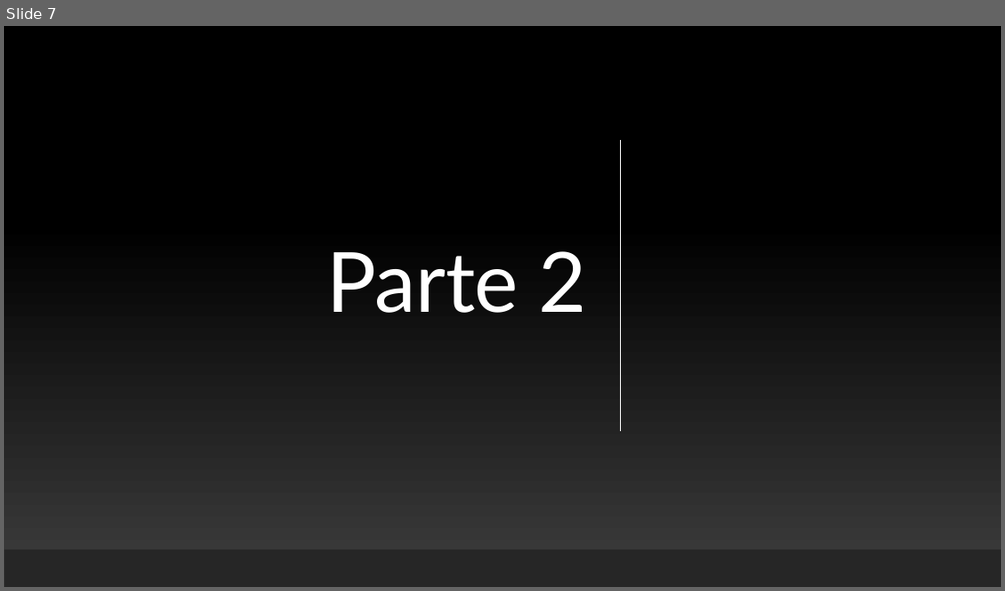
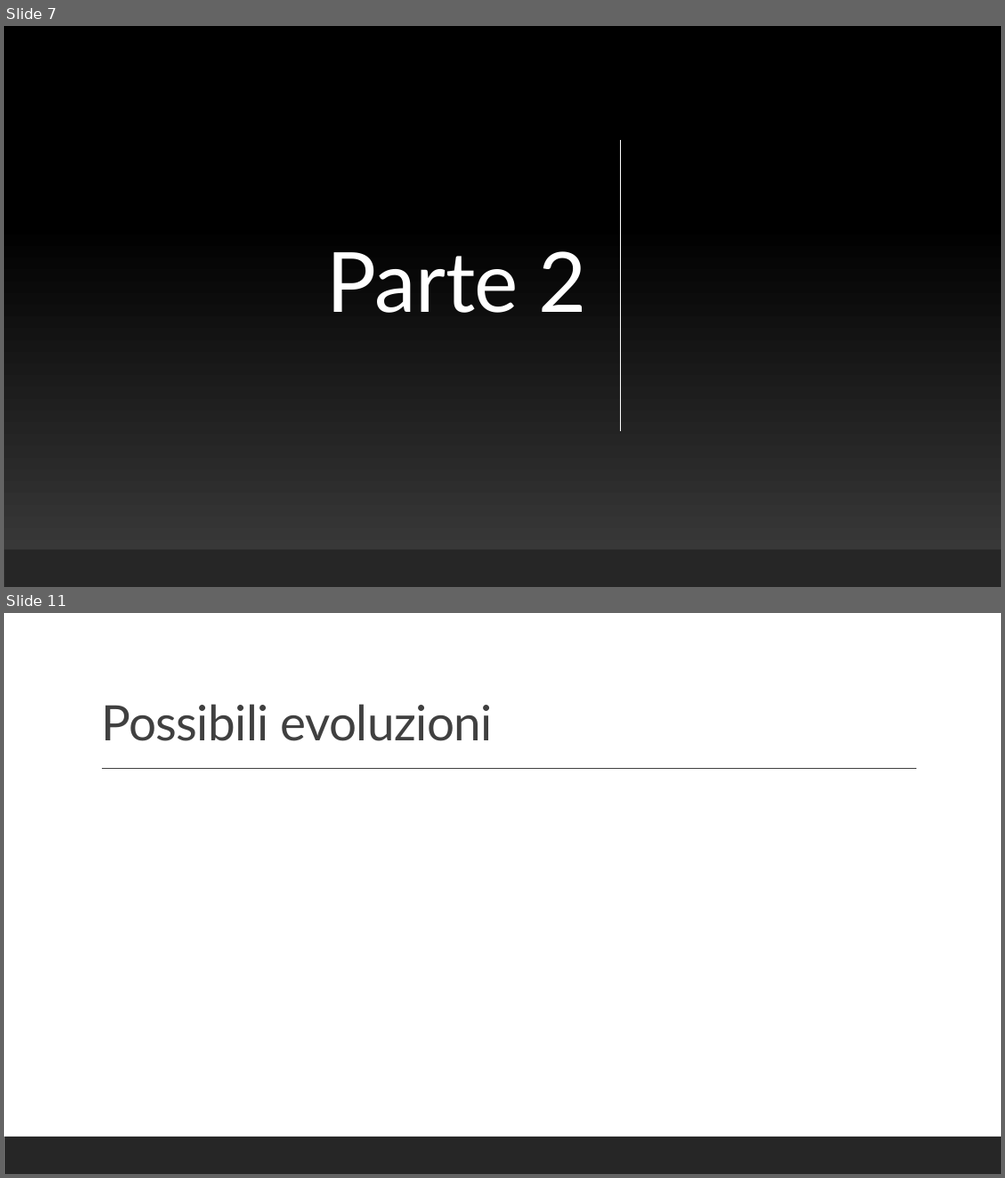
Before and after one commit to PirottaNicola/TC-Mproject_Boffelli_Pirotta, a slide deck: Preparation files/MyTEDx_Presentazione.pptx. Shown one above the other, each under a label of ours: slide 7 before the commit, slides 7 and 11 after it; the slides between them are not shown. The pictures are 1005x591 and 1005x1178 pixels, drawn with LibreOffice and Linux fonts; fonts in the diff are those of the drawing. Boxes give left, top, right and bottom in pixels: in the first picture for what was removed or moved away, otherwise in the second. Text is boxed around its words. In the diff, an @@ line names an element or a change of style, - is before the commit and + after.

```diff
--- a/Preparation files/MyTEDx_Presentazione.pptx
+++ b/Preparation files/MyTEDx_Presentazione.pptx
@@ slide 11 added at [4,613,1001,1174], background #FFFFFF @@
@@ title added at [101,704,493,741], 47 pt, text #404040 @@
+Possibili evoluzioni
@@ line added from (102, 769) to (917, 769), #404040 1 pt @@
@@ rectangle added at [4,1136,1001,1174], fill #262626 @@
```
Also in this commit, not shown: 3 other slides added, 1 slide removed.
